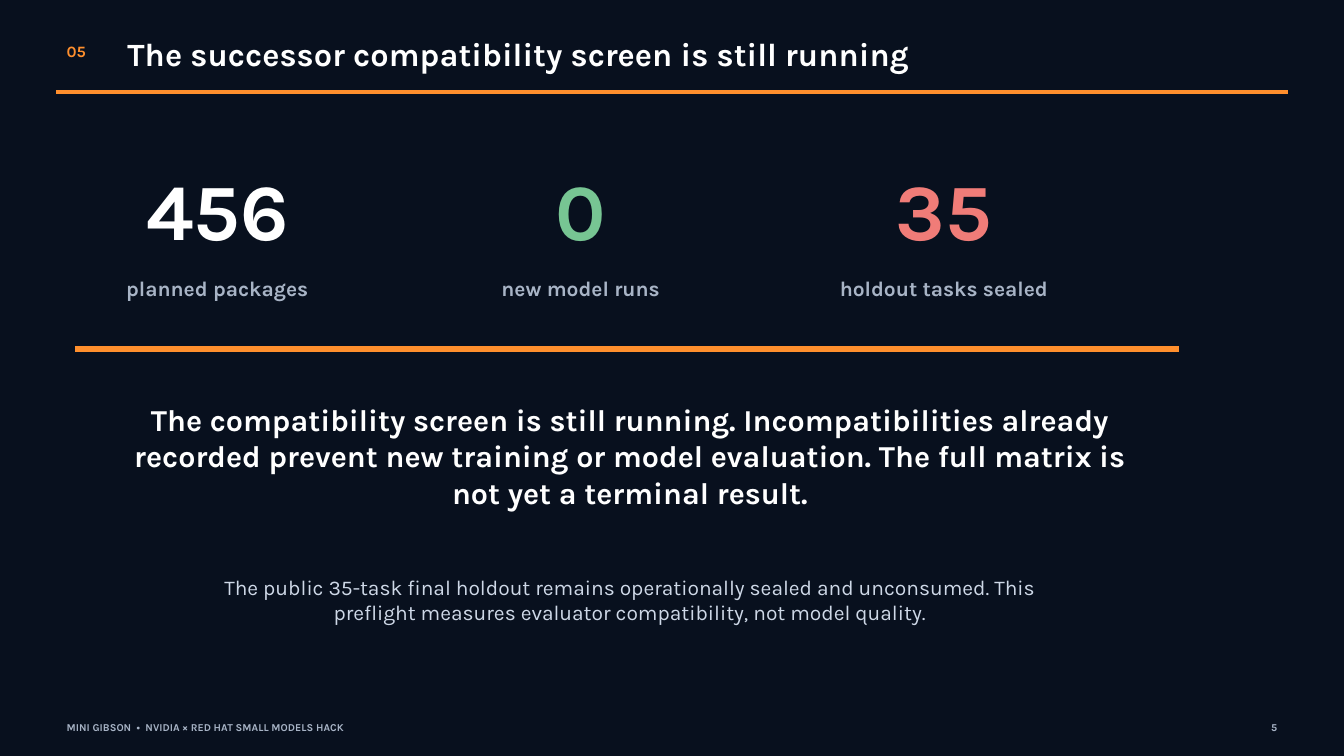
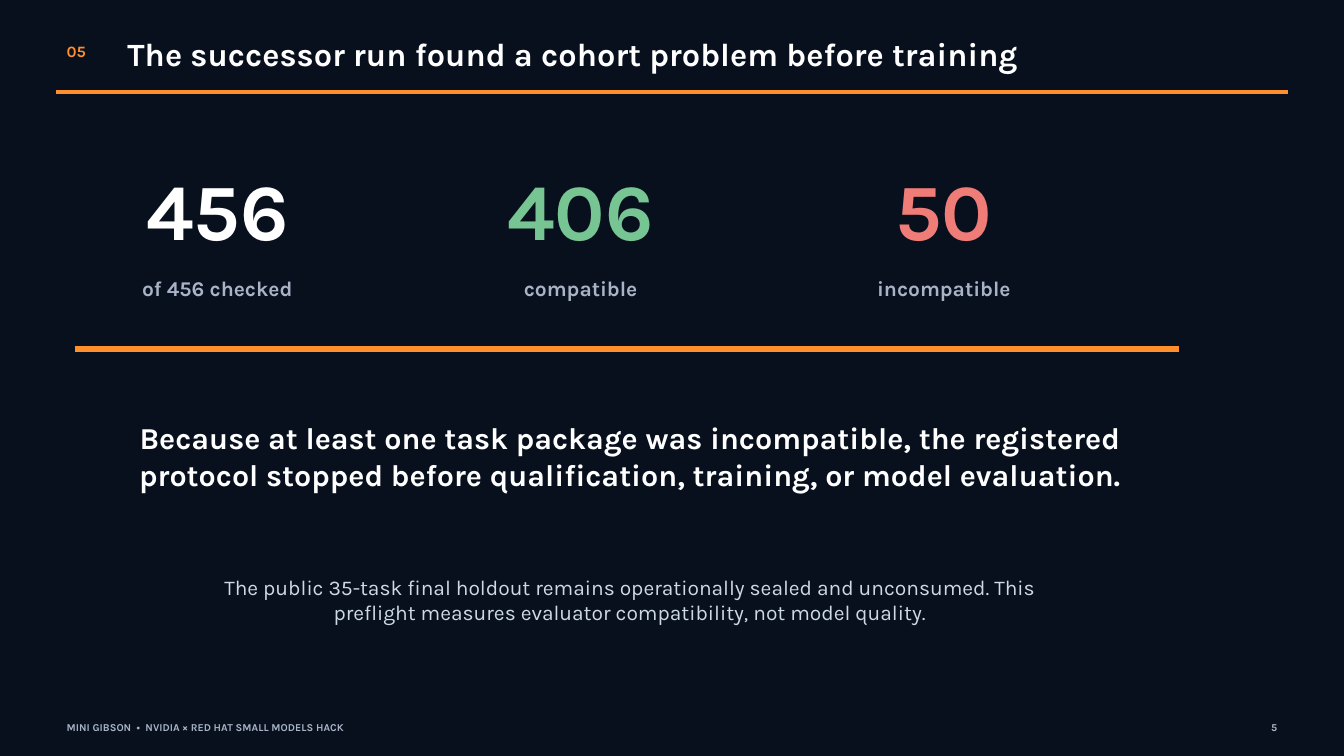
Before and after one commit to mrhinkle/mini-gibson, a slide deck: slide 5 of presentation/final-findings/mini-gibson-final-findings.pptx. Drawn at 1344x756 pixels with LibreOffice and Linux fonts; fonts in the diff are those of the drawing. Boxes give left, top, right and bottom in pixels: in the first picture for what was removed or moved away, otherwise in the second. Text is boxed around its words. In the diff, an @@ line names an element or a change of style, - is before the commit and + after.

Commit message:
Publish Mini Gibson terminal R3 findings and final demo
Verified 456-task compatibility preflight, immutable evidence, final deck, and 3:44 demo. V1 not promoted; no new model result; holdout sealed.

```diff
--- a/presentation/final-findings/mini-gibson-final-findings.pptx
+++ b/presentation/final-findings/mini-gibson-final-findings.pptx
@@ text at box(127, 43, 1017, 74): text changed @@
-The successor compatibility screen is still running
+The successor run found a cohort problem before training
@@ text at box(507, 187, 653, 241): text changed @@
-0
+406
@@ text at box(895, 187, 992, 241): text changed @@
-35
+50
@@ text at box(142, 281, 293, 297): text changed @@
-planned packages
+of 456 checked
@@ text at box(524, 281, 638, 301): text changed @@
-new model runs
+compatible
@@ text at box(877, 281, 1010, 301): text changed @@
-holdout tasks sealed
+incompatible
@@ text at box(139, 427, 1120, 494): text changed @@
-The compatibility screen is still running. Incompatibilities already recorded prevent new training or model evaluation. The full matrix is not yet a terminal result.
+Because at least one task package was incompatible, the registered protocol stopped before qualification, training, or model evaluation.
```
Also in this commit, not shown: 1 other slide changed, 35 other files.
